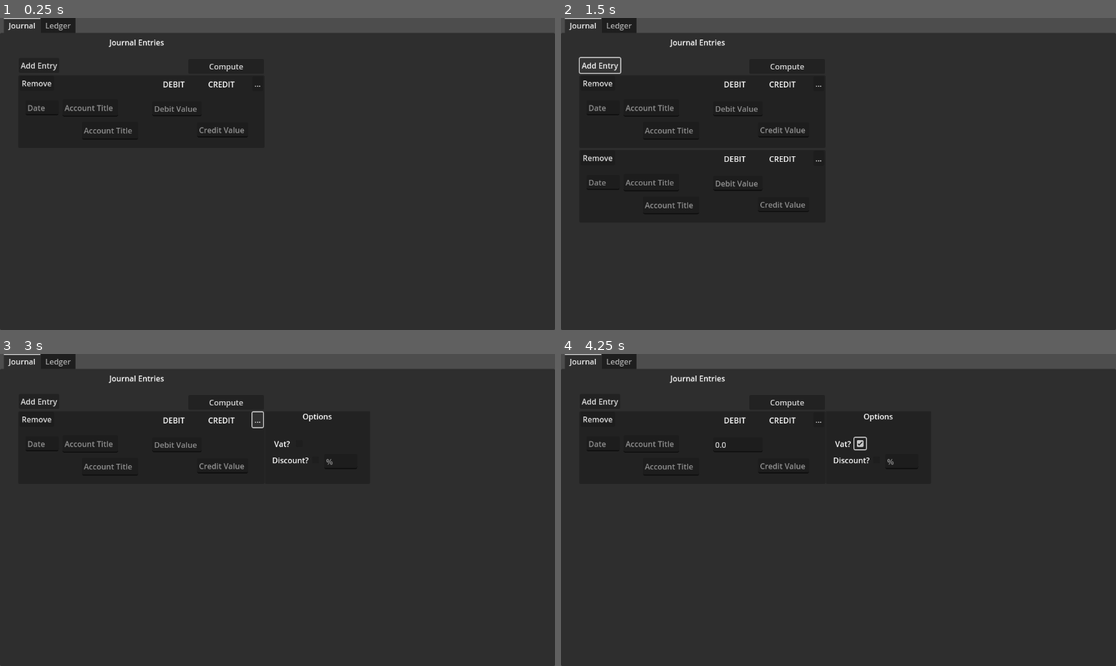
Above: before the commit, frames 1-4 (two rows, left to right).
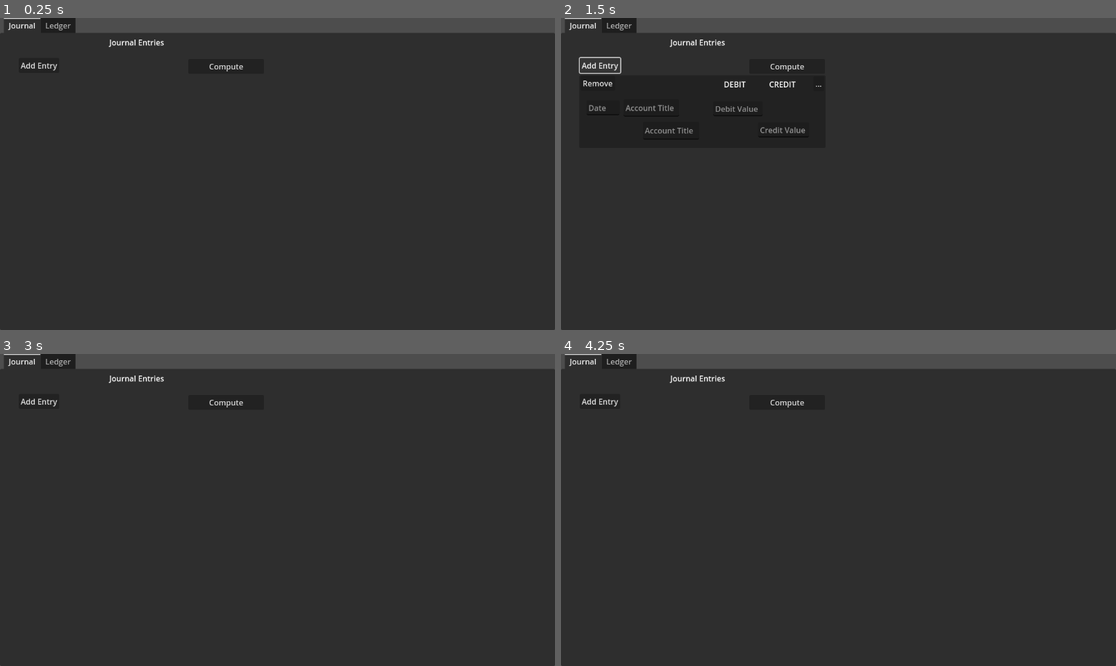
Above: after the commit, the same moments.

Repository: mttw-frd/Bookkeeping
Game: Godot game, scene res://main.tscn
Two runs of this game, one before a commit and one after it. Both use one fixed random seed, a clock stepped at 60 frames per second and the inputs below.
Inputs (mouse positions are in pixels of both pictures, inside the frame that each line leads up to):
- Up to frame 1 (0.25 s): no input
- Up to frame 2 (1.5 s): click "Compute" at 0.5 s; click "Add Entry" at 1.25 s
- Up to frame 3 (3 s): click "Remove" at 2 s; click (255, 419) at 2.75 s, where only the run before the commit has a clickable "..."
- Up to frame 4 (4.25 s): click (860, 444) at 3.5 s, where only the run before the commit has a clickable "Vat?"

The runs differ from the first frame. In frame 1, 0.6% of the frame differs, in the area x 4-47%, y 20-39%; in frame 2, 0.5%; in frame 3, 0.8%, in the area x 4-65%, y 18-39%; in frame 4, 0.8%.

Commit message:
refactoring

Diff:
--- a/entry.gd
+++ b/components/journal_entry.gd
@@ -19,6 +19,7 @@
 
 func request_information():
 	var info = {
+		"date" : $Date.text,
 		"credit_title" : $CreditAccTitle.text,
 		"debit_title" : $DebitAccTitle.text,
 
--- a/entry.tscn
+++ b/components/journal_entry.tscn
@@ -1,8 +1,8 @@
 [gd_scene load_steps=2 format=3 uid="uid://c8pycolfxviyw"]
 
-[ext_resource type="Script" uid="uid://c0ifkncgx84xk" path="res://entry.gd" id="1_rixl5"]
-
-[node name="Entry" type="Panel"]
+[ext_resource type="Script" uid="uid://c0ifkncgx84xk" path="res://components/journal_entry.gd" id="1_2rr5n"]
+
+[node name="JournalEntry" type="Panel"]
 custom_minimum_size = Vector2(511, 151)
 anchors_preset = -1
 anchor_right = 0.44400004
@@ -13,7 +13,7 @@
 grow_vertical = 2
 size_flags_horizontal = 3
 size_flags_vertical = 3
-script = ExtResource("1_rixl5")
+script = ExtResource("1_2rr5n")
 
 [node name="CreditAccTitle" type="LineEdit" parent="."]
 layout_mode = 1
@@ -101,7 +101,7 @@
 grow_vertical = 2
 placeholder_text = "Debit Value"
 
-[node name="LineEdit" type="LineEdit" parent="."]
+[node name="Date" type="LineEdit" parent="."]
 layout_mode = 1
 anchors_preset = 4
 anchor_top = 0.5
--- /dev/null
+++ b/components/ledger.tscn
@@ -0,0 +1,56 @@
+[gd_scene format=3 uid="uid://cythmxql425um"]
+
+[node name="Ledger" type="Panel"]
+anchors_preset = 15
+anchor_right = 1.0
+anchor_bottom = 1.0
+grow_horizontal = 2
+grow_vertical = 2
+
+[node name="Label2" type="Label" parent="."]
+layout_mode = 0
+offset_left = 32.0
+offset_top = 64.0
+offset_right = 72.0
+offset_bottom = 87.0
+text = "Date"
+
+[node name="Label" type="Label" parent="."]
+layout_mode = 1
+offset_left = 26.0
+offset_top = 19.0
+offset_right = 148.0
+offset_bottom = 42.0
+text = "ACCOUNT TITLE"
+
+[node name="Label3" type="Label" parent="."]
+layout_mode = 0
+offset_left = 100.0
+offset_top = 65.0
+offset_right = 189.0
+offset_bottom = 88.0
+text = "Description"
+
+[node name="Label4" type="Label" parent="."]
+layout_mode = 0
+offset_left = 211.0
+offset_top = 66.0
+offset_right = 263.0
+offset_bottom = 89.0
+text = "Debit"
+
+[node name="Label5" type="Label" parent="."]
+layout_mode = 0
+offset_left = 297.0
+offset_top = 66.0
+offset_right = 347.0
+offset_bottom = 89.0
+text = "Credit"
+
+[node name="Label6" type="Label" parent="."]
+layout_mode = 0
+offset_left = 377.0
+offset_top = 68.0
+offset_right = 442.0
+offset_bottom = 91.0
+text = "Balance"
--- /dev/null
+++ b/components/ledger_entry.tscn
@@ -0,0 +1,8 @@
+[gd_scene format=3 uid="uid://de0dnsgsbkhd2"]
+
+[node name="LedgerEntry" type="Panel"]
+anchors_preset = 15
+anchor_right = 1.0
+anchor_bottom = 1.0
+grow_horizontal = 2
+grow_vertical = 2
--- a/main.gd
+++ b/main.gd
@@ -1,6 +1,6 @@
 extends Control
 
-var entry = preload("res://entry.tscn")
+var entry = preload("res://components/journal_entry.tscn")
 var account_titles = []
 
 func _ready() -> void:
--- a/main.tscn
+++ b/main.tscn
@@ -1,7 +1,6 @@
-[gd_scene load_steps=3 format=3 uid="uid://cvmhcy25s566m"]
+[gd_scene load_steps=2 format=3 uid="uid://cvmhcy25s566m"]
 
 [ext_resource type="Script" uid="uid://dbin7wvan6ixs" path="res://main.gd" id="1_0xm2m"]
-[ext_resource type="PackedScene" uid="uid://c8pycolfxviyw" path="res://entry.tscn" id="1_ig7tw"]
 
 [node name="Main" type="TabContainer"]
 anchors_preset = 15
@@ -36,9 +35,6 @@
 [node name="VBoxContainer" type="VBoxContainer" parent="Journal/JournalScroll"]
 layout_mode = 2
 
-[node name="Entry" parent="Journal/JournalScroll/VBoxContainer" instance=ExtResource("1_ig7tw")]
-layout_mode = 2
-
 [node name="JournalLabel" type="Label" parent="Journal"]
 layout_mode = 0
 offset_left = 227.0
Renamed: entry.gd.uid -> components/journal_entry.gd.uid
